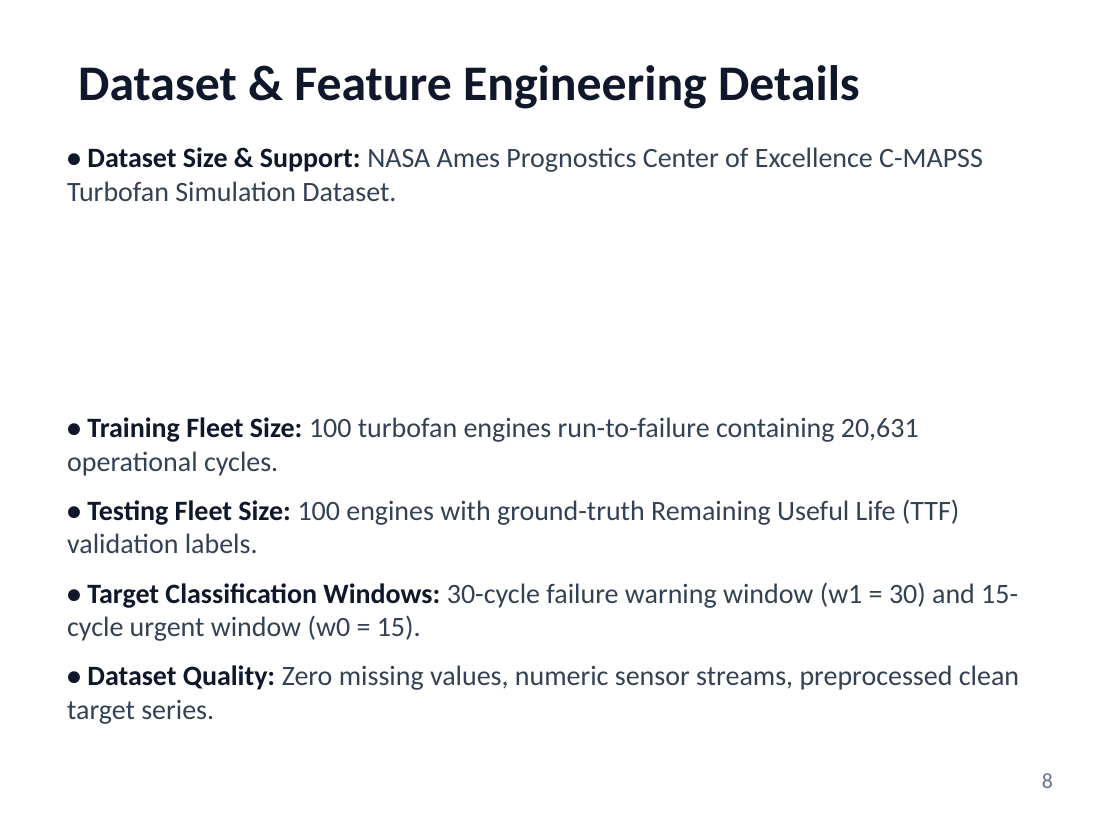
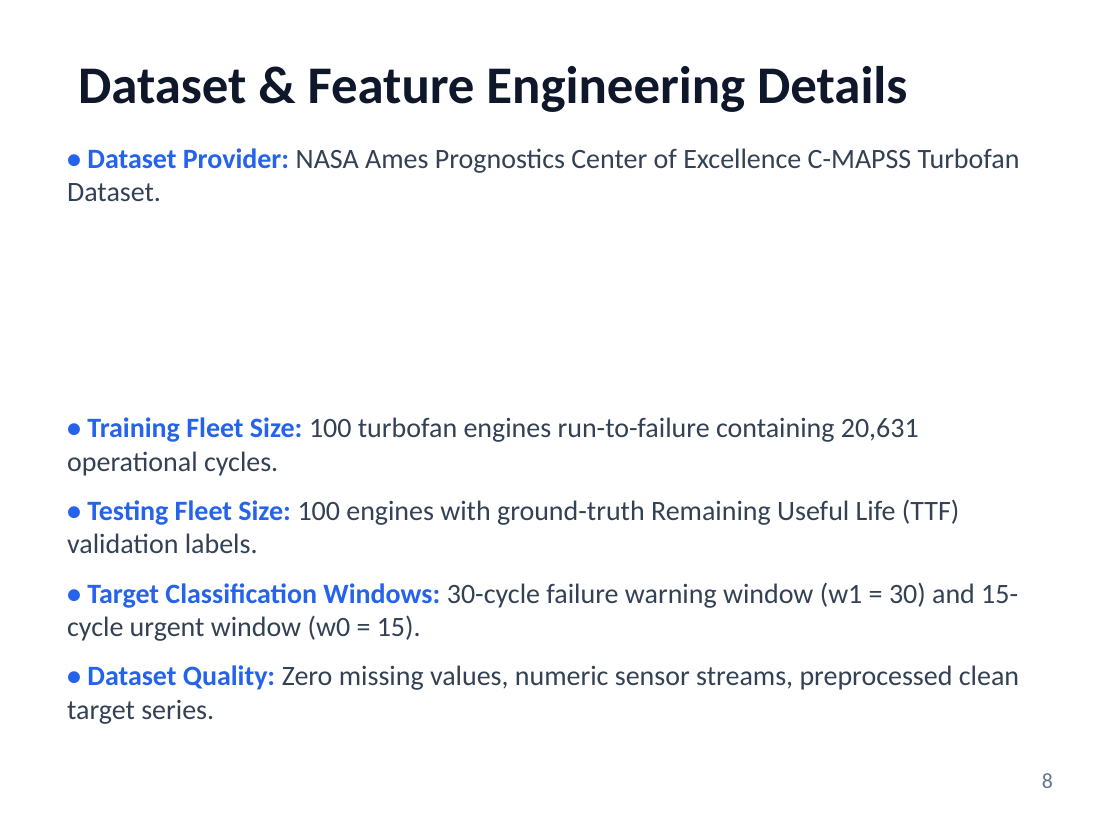
Before and after one commit to PiyushTiwari2051/Predictive-Master, a slide deck: slide 8 of Internship Presentation PPTs Template Final.pptx. Drawn at 1120x840 pixels with LibreOffice and Linux fonts; fonts in the diff are those of the drawing. Boxes give left, top, right and bottom in pixels: in the first picture for what was removed or moved away, otherwise in the second. Text is boxed around its words. In the diff, an @@ line names an element or a change of style, - is before the commit and + after.

Commit message:
Generate world-class 17-slide presentation meeting Fortune 500 & McKinsey design standards

```diff
--- a/Internship Presentation PPTs Template Final.pptx
+++ b/Internship Presentation PPTs Template Final.pptx
@@ text "Dataset & Feature Engineering Details" at [78, 66, 907, 112]: size 32 to 34 pt @@
@@ text at [67, 148, 1020, 201]: text changed @@
-• Dataset Size & Support: NASA Ames Prognostics Center of Excellence C-MAPSS Turbofan Simulation Dataset.
+• Dataset Provider: NASA Ames Prognostics Center of Excellence C-MAPSS Turbofan Dataset.
@@ text at [67, 417, 1019, 724]: text colour #0F172A to #2563EB in "• Training Fleet Size:", "• Testing Fleet Size:", "• Target Classification Windows:", "• Dataset Quality:" @@
```
Also in this commit, not shown: 15 other slides changed, 1 slide added, 1 slide removed, 1 other file.
